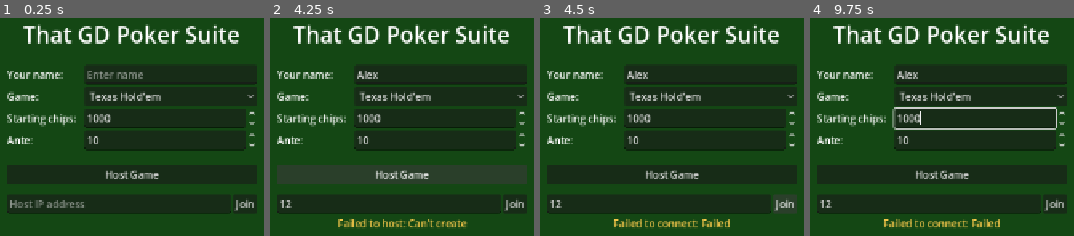
Above: before the commit, frames 1-4 (left to right).
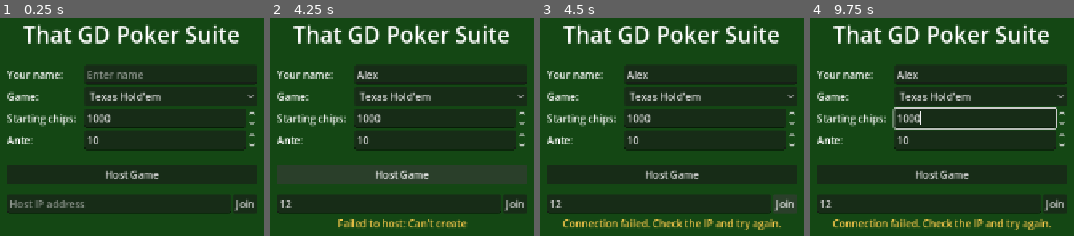
Above: after the commit, the same moments.

Repository: andy5995/dealers_choice
Game: Godot game, scene res://scenes/main_menu.tscn
Two runs of this game, one before a commit and one after it. Both use one fixed random seed, a clock stepped at 60 frames per second and the inputs below.
Inputs (mouse positions are in pixels of both pictures, inside the frame that each line leads up to):
- Up to frame 1 (0.25 s): no input
- Up to frame 2 (4.25 s): click (441, 74) at 0.52 s; type "Alex" at 0.6 s; click (388, 203) at 0.75 s; type "12" at 0.83 s; click "Texas Hold'em" at 1.25 s; click "Texas Hold'em" at 2 s; click "Texas Hold'em" at 2.75 s; click "Host Game" at 3.5 s
- Up to frame 3 (4.5 s): click "Join" at 4.25 s
- Up to frame 4 (9.75 s): move the mouse to (outside the picture) at 5.02 s; hold Shift 5.03-5.75 s; click (outside the picture) at 5.17 s; drag from (outside the picture) to (902, 214) at 5.77 s; move the mouse to (1021, 26) at 6.52 s; tap Ctrl at 6.6 s; click (1021, 26) at 6.67 s; drag from (902, 214) to (outside the picture) at 7.27 s; move the mouse to (outside the picture) at 8.02 s; tap Alt at 8.1 s; click (outside the picture) at 8.17 s; drag from (outside the picture) to (outside the picture) at 8.77 s; move the mouse to (981, 124) at 9.52 s; hold Shift from 9.53 s (still down); click (981, 124) at 9.67 s

Frames 1-2 are identical in both runs. In frame 3, 2.0% of the frame differs, in the area x 8-92%, y 92-98%; in frame 4, 2.0%.

Commit message:
Fix best_from_n closure bug; remove stale root docker-compose.yml
GDScript lambda variable reassignment is unreliable — best_from_n was
returning [] for 7-card hands, causing all showdowns to display "Unknown"
and award the pot to the wrong player. Fix: mutate the array in place
(clear + append_array) instead of reassigning the captured variable.

Also removes docker-compose.yml from the repo root (moved to nginx/ in
287e1c4 but the deletion was not staged at commit time).

Co-Authored-By: Claude Sonnet 4.6 <noreply@anthropic.com>

Diff:
--- a/core/hand_evaluator.gd
+++ b/core/hand_evaluator.gd
@@ -32,7 +32,8 @@
 	_each_combination(cards, 5, func(combo: Array) -> void:
 		var result := evaluate_five(combo)
 		if best.is_empty() or compare(result, best) > 0:
-			best = result.duplicate()
+			best.clear()
+			best.append_array(result)
 	)
 	return best
 
Not shown, removed: docker-compose.yml
